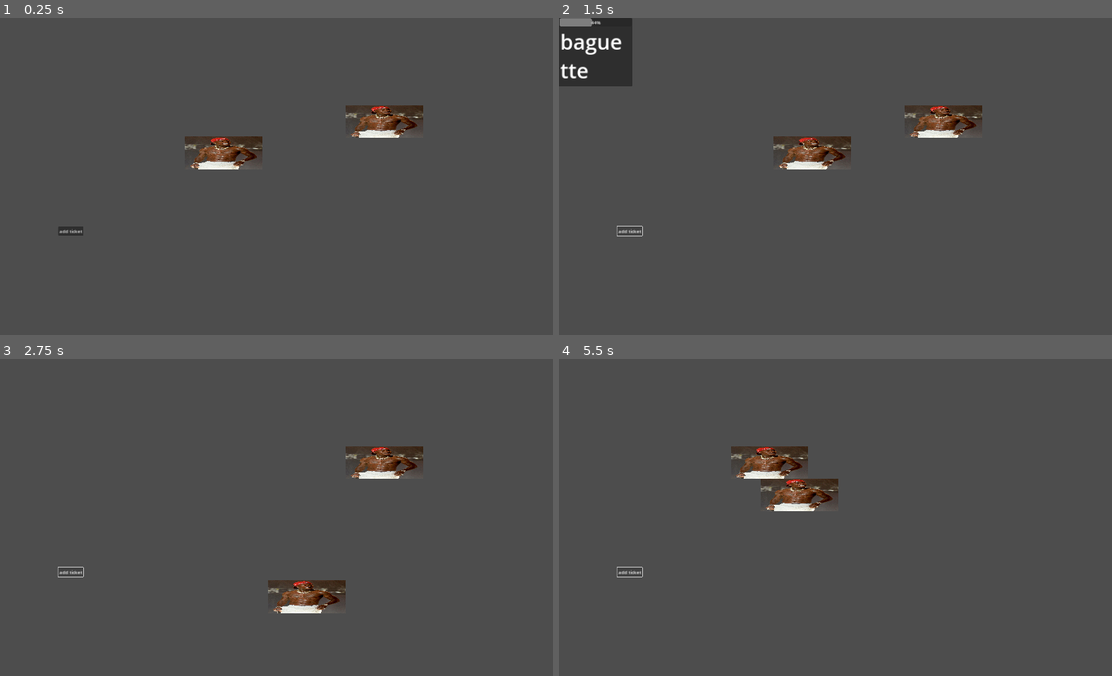
Above: before the commit, frames 1-4 (two rows, left to right).
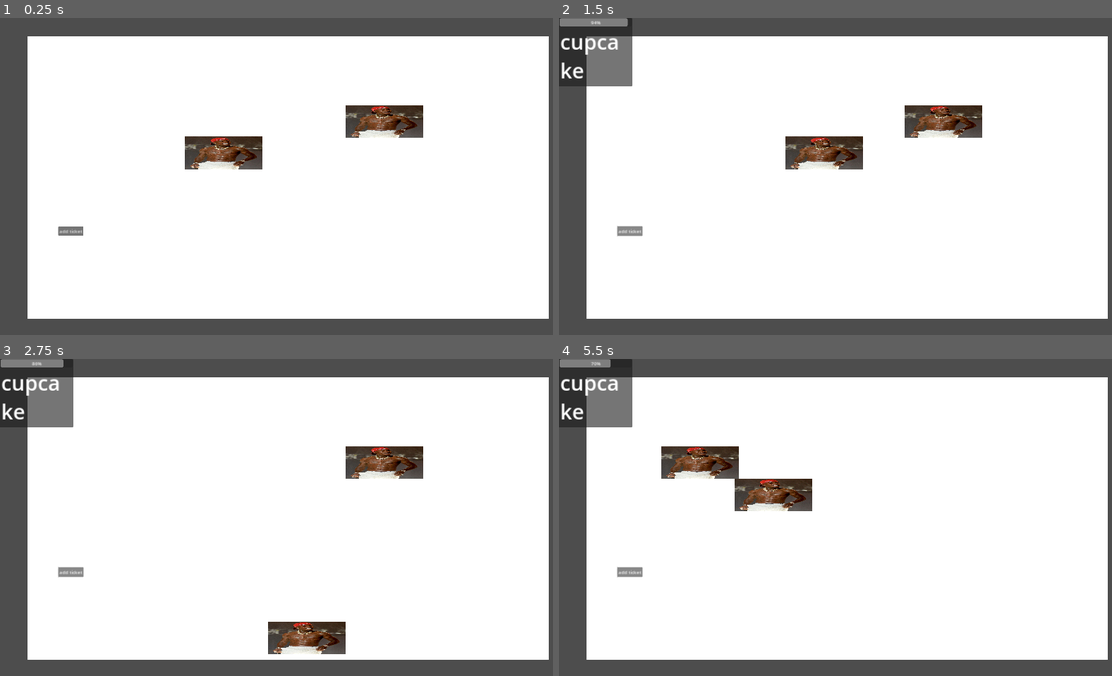
Above: after the commit, the same moments.

Repository: jatgm/TSA-2025
Game: Godot game, scene res://Scenes/game.tscn
Two runs of this game, one before a commit and one after it. Both use one fixed random seed, a clock stepped at 60 frames per second and the inputs below.
Inputs:
- Up to frame 1 (0.25 s): no input
- Up to frame 2 (1.5 s): click "add ticket" at 0.5 s; hold D (player_one_right) from 1.28 s (still down)
- Up to frame 3 (2.75 s): release D (player_one_right) at 2.03 s; hold S (player_one_down) from 2.03 s (still down)
- Up to frame 4 (5.5 s): release S (player_one_down) at 2.78 s; hold D (player_one_right) 2.78-3.53 s; hold W (player_one_up) 3.53-4.28 s; hold A (player_one_left) from 4.28 s (still down)

The runs differ from the first frame. In frame 1, 81% of the frame differs, in the area x 4-100%, y 5-95%; in frame 2, 82%; in frame 3, 84%; in frame 4, 85%, in the area x 0-100%, y 0-95%.
Error after the commit: Attempt to call function 'play' in base 'null instance' on a null instance. (res://Scripts/ticket.gd:8)

Commit message:
changes to ticketing

Diff:
--- a/Scenes/game.tscn
+++ b/Scenes/game.tscn
@@ -55,11 +55,18 @@
 offset_bottom = 362.0
 theme_override_constants/separation = 300
 
-[node name="Button" type="Button" parent="CanvasLayer"]
+[node name="add ticket button" type="Button" parent="CanvasLayer"]
 offset_left = 198.0
 offset_top = 710.0
 offset_right = 283.0
 offset_bottom = 741.0
 text = "add ticket"
 
-[connection signal="pressed" from="CanvasLayer/Button" to="." method="_on_button_pressed"]
+[node name="ColorRect" type="ColorRect" parent="."]
+z_index = -1
+offset_left = -866.0
+offset_top = -477.0
+offset_right = 907.0
+offset_bottom = 486.0
+
+[connection signal="pressed" from="CanvasLayer/add ticket button" to="." method="_on_button_pressed"]
--- a/Scripts/game.gd
+++ b/Scripts/game.gd
@@ -1,6 +1,6 @@
 extends Node
 
-@onready var ticket = preload("res://ticket.tscn")
+@onready var ticket = preload("res://Scenes/ticket.tscn")
 
 func _on_button_pressed() -> void:
 	$CanvasLayer/Control/tickets.add_child(ticket.instantiate())
--- a/Scripts/playerone.gd
+++ b/Scripts/playerone.gd
@@ -1,6 +1,6 @@
 extends CharacterBody2D
 
-@export var move_speed : float = 500
+@export var move_speed : float = 700
 @export var starting_direction : Vector2 = Vector2(0, 1)
 
 func _physics_process(_delta): # happens 60 times a sec, underscore can represent unused variable
--- a/Scripts/playertwo.gd
+++ b/Scripts/playertwo.gd
@@ -1,6 +1,6 @@
 extends CharacterBody2D
 
-@export var move_speed : float = 500
+@export var move_speed : float = 700
 @export var starting_direction : Vector2 = Vector2(0, 1)
 
 func _physics_process(_delta): # happens 60 times a sec, underscore can represent unused variable
--- a/Scripts/ticket.gd
+++ b/Scripts/ticket.gd
@@ -1,11 +1,16 @@
 extends Control
 
-var list_of_food = ["bread","crossaint","muffin","baguette"]
+@export var y_offset = 0
+var list_of_food = ["bread","crossaint","muffin","baguette","cupcake","cake","garlic bread","milk tea","cappucino"]
 
 func _ready() -> void:
 	$Panel/RichTextLabel.text= list_of_food[randi_range(0,list_of_food.size()-1)]
+	$AnimationPlayer.play("drop")
+
+
 
 func _physics_process(delta: float) -> void:
-	$Panel/ProgressBar.value -= 1
+	position.y += y_offset
+	$Panel/ProgressBar.value -= .1
 	if $Panel/ProgressBar.value <= 0:
 		queue_free()
Renamed: ticket.tscn -> Scenes/ticket.tscn
